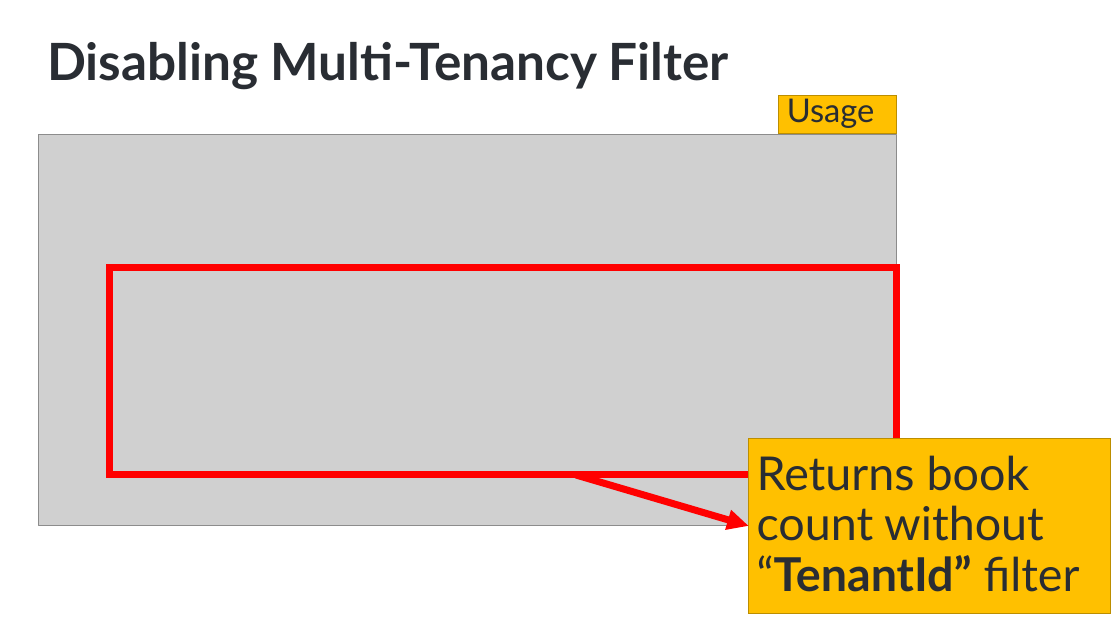
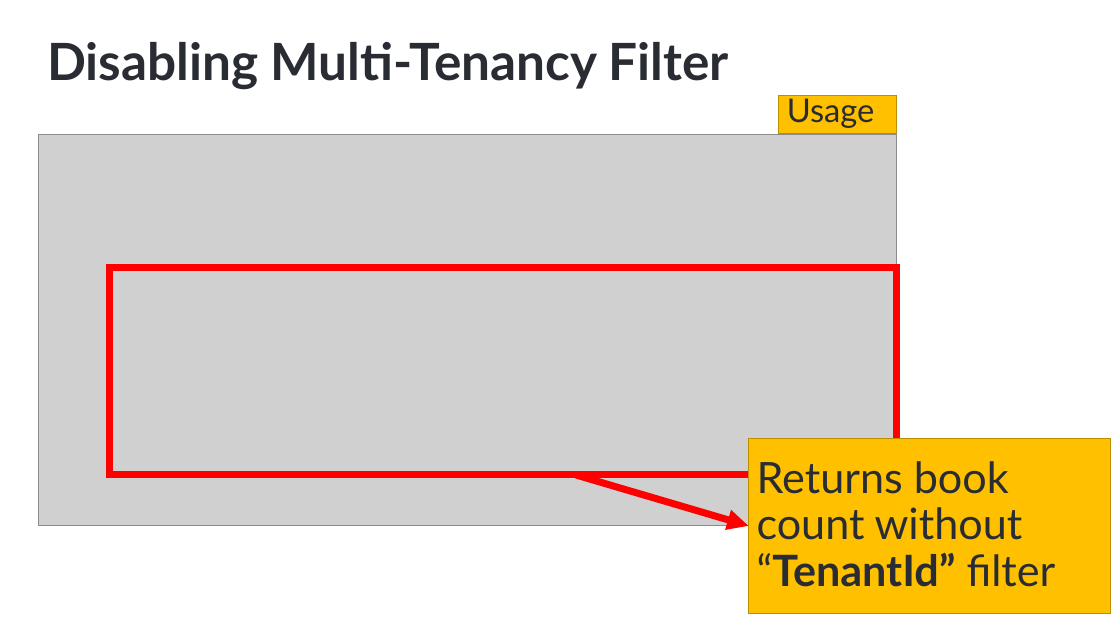
Before and after one commit to ebicoglu/presentations, a slide deck: slide 37 of multi-tenancy-wearedevelopers-2025_30mins.pptx. Drawn at 1120x630 pixels with LibreOffice and Linux fonts; fonts in the diff are those of the drawing; grey boxes stand for pictures; background and template pictures are left out. Boxes give left, top, right and bottom in pixels: in the first picture for what was removed or moved away, otherwise in the second. Text is boxed around its words. In the diff, an @@ line names an element or a change of style, - is before the commit and + after.

```diff
--- a/multi-tenancy-wearedevelopers-2025_30mins.pptx
+++ b/multi-tenancy-wearedevelopers-2025_30mins.pptx
@@ rectangle "Returns book count without “TenantId” ..." at (749,439,1111,614): size 40 to 37 pt @@
```
Also in this commit, not shown: 14 other slides changed.
